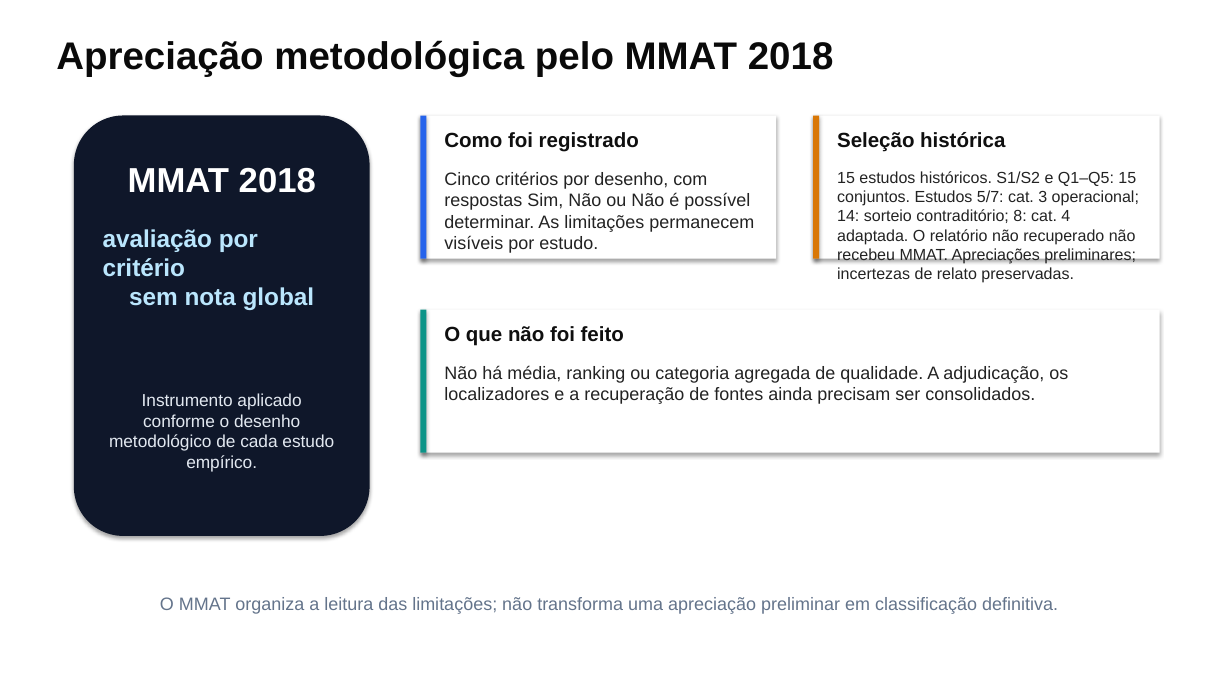
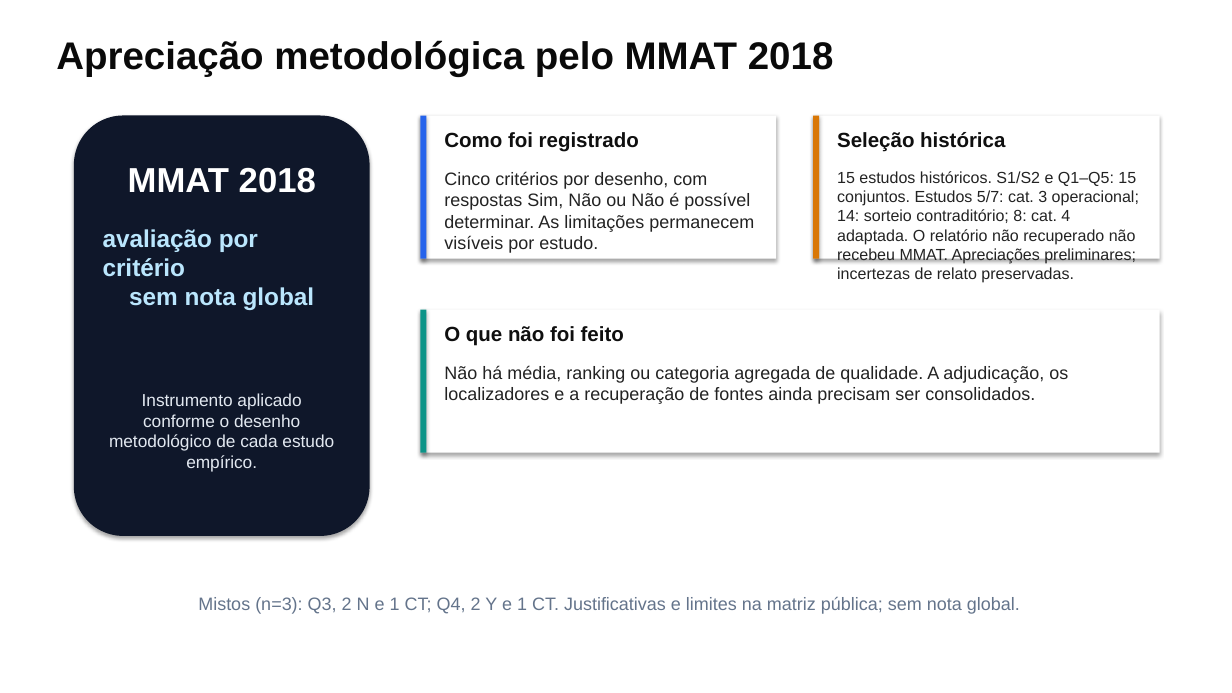
Before and after one commit to thalesfb/ccw, a slide deck: slide 13 of results/tcc/presentation/ensino_personalizado_de_matematica_tcc.pptx. Drawn at 1232x693 pixels with LibreOffice and Linux fonts; fonts in the diff are those of the drawing. Boxes give left, top, right and bottom in pixels: in the first picture for what was removed or moved away, otherwise in the second. Text is boxed around its words. In the diff, an @@ line names an element or a change of style, - is before the commit and + after.

Commit message:
:memo: fix(mmat): apply ratified mixed-methods appraisals (#141)

```diff
--- a/results/tcc/presentation/ensino_personalizado_de_matematica_tcc.pptx
+++ b/results/tcc/presentation/ensino_personalizado_de_matematica_tcc.pptx
@@ text at bbox=[198, 597, 1020, 614]: text changed @@
-O MMAT organiza a leitura das limitações; não transforma uma apreciação preliminar em classificação definitiva.
+Mistos (n=3): Q3, 2 N e 1 CT; Q4, 2 Y e 1 CT. Justificativas e limites na matriz pública; sem nota global.
```
Also in this commit, not shown: 20 other files.
